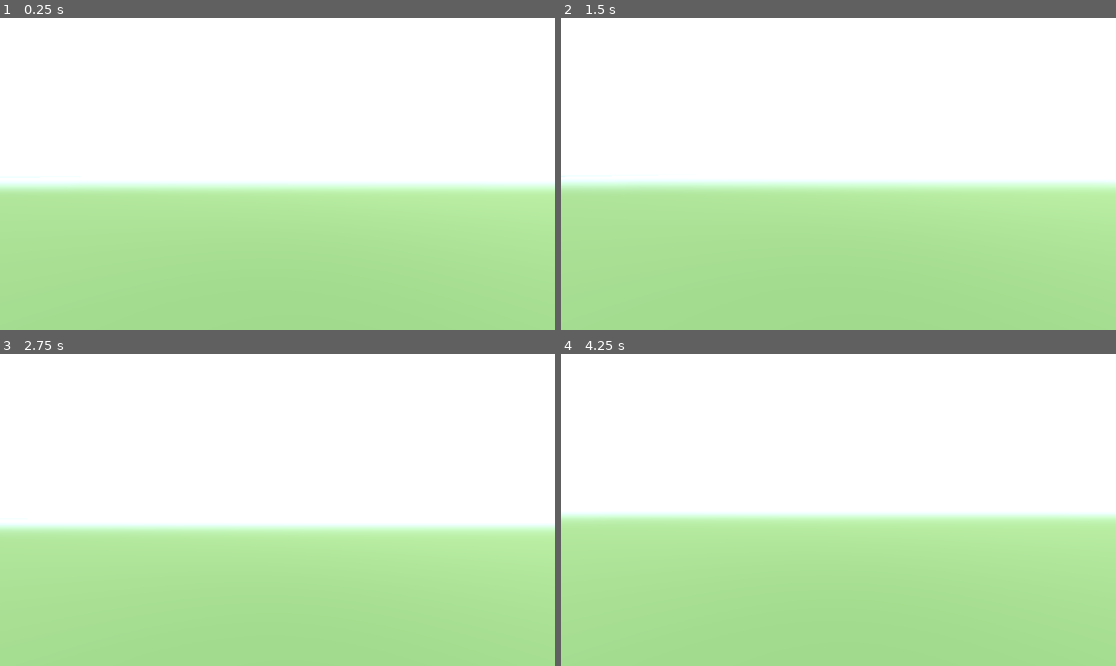
Above: before the commit, frames 1-4 (two rows, left to right).
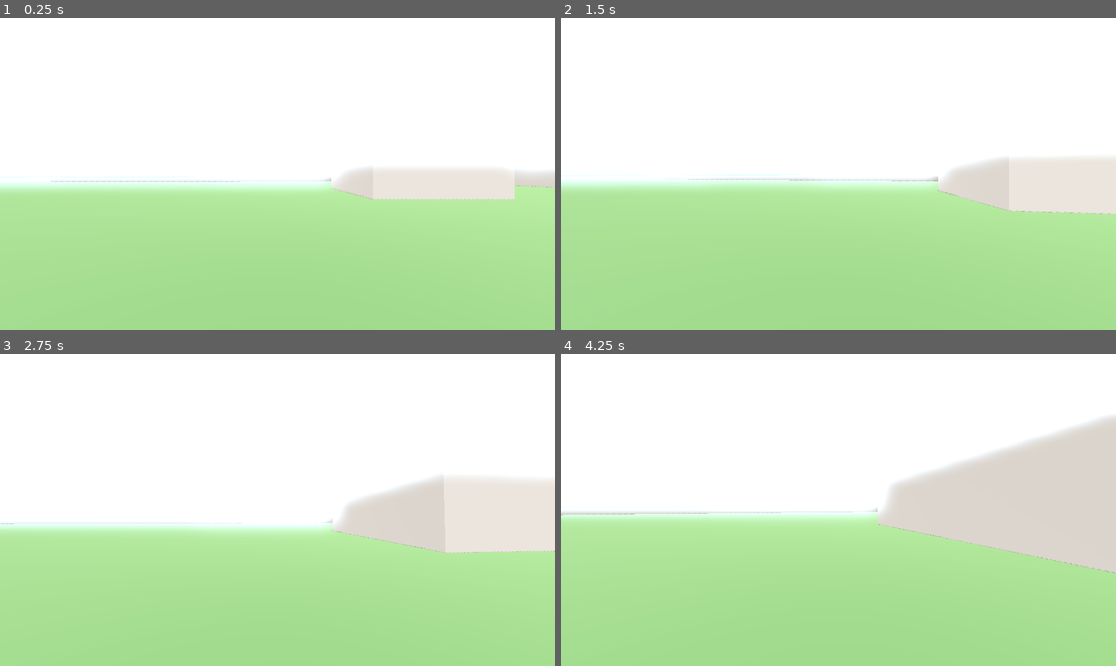
Above: after the commit, the same moments.

Repository: fsamuels/farm-explorer
Game: Godot game, scene res://scenes/main.tscn
Same seed, same stepped clock (60 frames per second), same inputs: the game is played once before the commit and once after it.
Inputs (mouse positions are in pixels of both pictures, inside the frame that each line leads up to):
- Up to frame 1 (0.25 s): no input
- Up to frame 2 (1.5 s): move the mouse to (866, 174) at 0.52 s; hold W (move_forward) from 0.53 s (still down); tap Space (jump) at 0.77 s; move the mouse to (810, 174) at 1.27 s
- Up to frame 3 (2.75 s): keep holding W (move_forward); tap Space (jump) at 1.52 s; move the mouse to (288, 503) at 2.02 s
- Up to frame 4 (4.25 s): keep holding W (move_forward); move the mouse to (832, 516) at 2.77 s; tap Space (jump) at 3.02, 3.77 s; move the mouse to (877, 513) at 3.52 s

The runs differ from the first frame. In frame 1, 3.3% of the frame differs, in the area x 9-100%, y 48-59%; in frame 2, 4.8%; in frame 3, 7.6%; in frame 4, 13%, in the area x 0-100%, y 20-71%.

Commit message:
Wire real parcel boundary and building footprints into Phase 2 blockout
Replace the provisional square boundary and single placeholder
building (D-3) with the real data gathered in D-4/D-5: fence now
traces the actual 13-vertex parcel polygon, and 7 boxes sit at the
real (approximate) building footprint positions/sizes. Ground plane
resized from 320x320 to 520x520 to fit the real, non-square parcel
bounding box (~430m x 435m).

Coordinates are converted from lon/lat to local meters via an
equirectangular projection centered on the parcel's area centroid;
fence and building meshes reuse two unit-sized sub-resources scaled
per-node rather than one sized sub-resource each. See D-6.

Co-Authored-By: Claude Sonnet 5 <noreply@anthropic.com>
Claude-Session: https://claude.ai/code/session_01EmvQK7VJAtuqzQns4SZ3Hg

Diff:
--- a/project/scenes/main.tscn
+++ b/project/scenes/main.tscn
@@ -13,38 +13,38 @@
 glow_enabled = true
 
 [sub_resource type="PlaneMesh" id="PlaneMesh_ground"]
-size = Vector2(320, 320)
+size = Vector2(520, 520)
 
 [sub_resource type="StandardMaterial3D" id="StandardMaterial3D_ground"]
 albedo_color = Color(0.34, 0.49, 0.27, 1)
 roughness = 0.9
 
 [sub_resource type="BoxShape3D" id="BoxShape3D_ground"]
-size = Vector3(320, 1, 320)
+size = Vector3(520, 1, 520)
 
 [sub_resource type="CapsuleShape3D" id="CapsuleShape3D_player"]
 radius = 0.4
 height = 1.8
 
-[sub_resource type="BoxMesh" id="BoxMesh_fence"]
-size = Vector3(312, 1.2, 0.15)
+[sub_resource type="BoxMesh" id="BoxMesh_fence_unit"]
+size = Vector3(1, 1.2, 0.15)
 
 [sub_resource type="StandardMaterial3D" id="StandardMaterial3D_fence"]
 albedo_color = Color(0.35, 0.25, 0.15, 1)
 roughness = 0.95
 
-[sub_resource type="BoxMesh" id="BoxMesh_building"]
-size = Vector3(12, 4, 18)
+[sub_resource type="BoxMesh" id="BoxMesh_building_unit"]
+size = Vector3(1, 1, 1)
 
 [sub_resource type="StandardMaterial3D" id="StandardMaterial3D_building"]
 albedo_color = Color(0.6, 0.55, 0.5, 1)
 roughness = 0.9
 
-[sub_resource type="BoxShape3D" id="BoxShape3D_fence"]
-size = Vector3(312, 1.2, 0.15)
-
-[sub_resource type="BoxShape3D" id="BoxShape3D_building"]
-size = Vector3(12, 4, 18)
+[sub_resource type="BoxShape3D" id="BoxShape3D_fence_unit"]
+size = Vector3(1, 1.2, 0.15)
+
+[sub_resource type="BoxShape3D" id="BoxShape3D_building_unit"]
+size = Vector3(1, 1, 1)
 
 [node name="Main" type="Node3D"]
 
@@ -57,6 +57,7 @@
 shadow_enabled = true
 
 [node name="Ground" type="StaticBody3D" parent="."]
+position = Vector3(49.4, 0, -33.7)
 
 [node name="MeshInstance3D" type="MeshInstance3D" parent="Ground"]
 mesh = SubResource("PlaneMesh_ground")
@@ -68,57 +69,240 @@
 
 [node name="Boundary" type="Node3D" parent="."]
 
-[node name="Fence_North" type="StaticBody3D" parent="Boundary"]
-position = Vector3(0, 0.6, -156)
-
-[node name="MeshInstance3D" type="MeshInstance3D" parent="Boundary/Fence_North"]
-mesh = SubResource("BoxMesh_fence")
-surface_material_override/0 = SubResource("StandardMaterial3D_fence")
-
-[node name="CollisionShape3D" type="CollisionShape3D" parent="Boundary/Fence_North"]
-shape = SubResource("BoxShape3D_fence")
-
-[node name="Fence_South" type="StaticBody3D" parent="Boundary"]
-position = Vector3(0, 0.6, 156)
-
-[node name="MeshInstance3D" type="MeshInstance3D" parent="Boundary/Fence_South"]
-mesh = SubResource("BoxMesh_fence")
-surface_material_override/0 = SubResource("StandardMaterial3D_fence")
-
-[node name="CollisionShape3D" type="CollisionShape3D" parent="Boundary/Fence_South"]
-shape = SubResource("BoxShape3D_fence")
-
-[node name="Fence_East" type="StaticBody3D" parent="Boundary"]
-position = Vector3(156, 0.6, 0)
-rotation_degrees = Vector3(0, 90, 0)
-
-[node name="MeshInstance3D" type="MeshInstance3D" parent="Boundary/Fence_East"]
-mesh = SubResource("BoxMesh_fence")
-surface_material_override/0 = SubResource("StandardMaterial3D_fence")
-
-[node name="CollisionShape3D" type="CollisionShape3D" parent="Boundary/Fence_East"]
-shape = SubResource("BoxShape3D_fence")
-
-[node name="Fence_West" type="StaticBody3D" parent="Boundary"]
-position = Vector3(-156, 0.6, 0)
-rotation_degrees = Vector3(0, 90, 0)
-
-[node name="MeshInstance3D" type="MeshInstance3D" parent="Boundary/Fence_West"]
-mesh = SubResource("BoxMesh_fence")
-surface_material_override/0 = SubResource("StandardMaterial3D_fence")
-
-[node name="CollisionShape3D" type="CollisionShape3D" parent="Boundary/Fence_West"]
-shape = SubResource("BoxShape3D_fence")
-
-[node name="PlaceholderBuilding" type="StaticBody3D" parent="."]
-position = Vector3(40, 2, 0)
-
-[node name="MeshInstance3D" type="MeshInstance3D" parent="PlaceholderBuilding"]
-mesh = SubResource("BoxMesh_building")
-surface_material_override/0 = SubResource("StandardMaterial3D_building")
-
-[node name="CollisionShape3D" type="CollisionShape3D" parent="PlaceholderBuilding"]
-shape = SubResource("BoxShape3D_building")
+[node name="Fence_01" type="StaticBody3D" parent="Boundary"]
+position = Vector3(-67.244, 0.6, -141.910)
+rotation_degrees = Vector3(0, -89.792, 0)
+scale = Vector3(173.829, 1, 1)
+
+[node name="MeshInstance3D" type="MeshInstance3D" parent="Boundary/Fence_01"]
+mesh = SubResource("BoxMesh_fence_unit")
+surface_material_override/0 = SubResource("StandardMaterial3D_fence")
+
+[node name="CollisionShape3D" type="CollisionShape3D" parent="Boundary/Fence_01"]
+shape = SubResource("BoxShape3D_fence_unit")
+
+[node name="Fence_02" type="StaticBody3D" parent="Boundary"]
+position = Vector3(37.477, 0.6, -56.021)
+rotation_degrees = Vector3(0, 0.562, 0)
+scale = Vector3(208.823, 1, 1)
+
+[node name="MeshInstance3D" type="MeshInstance3D" parent="Boundary/Fence_02"]
+mesh = SubResource("BoxMesh_fence_unit")
+surface_material_override/0 = SubResource("StandardMaterial3D_fence")
+
+[node name="CollisionShape3D" type="CollisionShape3D" parent="Boundary/Fence_02"]
+shape = SubResource("BoxShape3D_fence_unit")
+
+[node name="Fence_03" type="StaticBody3D" parent="Boundary"]
+position = Vector3(142.017, 0.6, -73.151)
+rotation_degrees = Vector3(0, 89.526, 0)
+scale = Vector3(32.213, 1, 1)
+
+[node name="MeshInstance3D" type="MeshInstance3D" parent="Boundary/Fence_03"]
+mesh = SubResource("BoxMesh_fence_unit")
+surface_material_override/0 = SubResource("StandardMaterial3D_fence")
+
+[node name="CollisionShape3D" type="CollisionShape3D" parent="Boundary/Fence_03"]
+shape = SubResource("BoxShape3D_fence_unit")
+
+[node name="Fence_04" type="StaticBody3D" parent="Boundary"]
+position = Vector3(202.939, 0.6, -89.463)
+rotation_degrees = Vector3(0, 0.195, 0)
+scale = Vector3(121.579, 1, 1)
+
+[node name="MeshInstance3D" type="MeshInstance3D" parent="Boundary/Fence_04"]
+mesh = SubResource("BoxMesh_fence_unit")
+surface_material_override/0 = SubResource("StandardMaterial3D_fence")
+
+[node name="CollisionShape3D" type="CollisionShape3D" parent="Boundary/Fence_04"]
+shape = SubResource("BoxShape3D_fence_unit")
+
+[node name="Fence_05" type="StaticBody3D" parent="Boundary"]
+position = Vector3(263.879, 0.6, -87.278)
+rotation_degrees = Vector3(0, -86.416, 0)
+scale = Vector3(4.793, 1, 1)
+
+[node name="MeshInstance3D" type="MeshInstance3D" parent="Boundary/Fence_05"]
+mesh = SubResource("BoxMesh_fence_unit")
+surface_material_override/0 = SubResource("StandardMaterial3D_fence")
+
+[node name="CollisionShape3D" type="CollisionShape3D" parent="Boundary/Fence_05"]
+shape = SubResource("BoxShape3D_fence_unit")
+
+[node name="Fence_06" type="StaticBody3D" parent="Boundary"]
+position = Vector3(264.065, 0.6, -82.490)
+rotation_degrees = Vector3(0, -89.131, 0)
+scale = Vector3(4.793, 1, 1)
+
+[node name="MeshInstance3D" type="MeshInstance3D" parent="Boundary/Fence_06"]
+mesh = SubResource("BoxMesh_fence_unit")
+surface_material_override/0 = SubResource("StandardMaterial3D_fence")
+
+[node name="CollisionShape3D" type="CollisionShape3D" parent="Boundary/Fence_06"]
+shape = SubResource("BoxShape3D_fence_unit")
+
+[node name="Fence_07" type="StaticBody3D" parent="Boundary"]
+position = Vector3(263.473, 0.6, -4.432)
+rotation_degrees = Vector3(0, -90.475, 0)
+scale = Vector3(151.328, 1, 1)
+
+[node name="MeshInstance3D" type="MeshInstance3D" parent="Boundary/Fence_07"]
+mesh = SubResource("BoxMesh_fence_unit")
+surface_material_override/0 = SubResource("StandardMaterial3D_fence")
+
+[node name="CollisionShape3D" type="CollisionShape3D" parent="Boundary/Fence_07"]
+shape = SubResource("BoxShape3D_fence_unit")
+
+[node name="Fence_08" type="StaticBody3D" parent="Boundary"]
+position = Vector3(148.869, 0.6, 71.540)
+rotation_degrees = Vector3(0, -179.843, 0)
+scale = Vector3(227.955, 1, 1)
+
+[node name="MeshInstance3D" type="MeshInstance3D" parent="Boundary/Fence_08"]
+mesh = SubResource("BoxMesh_fence_unit")
+surface_material_override/0 = SubResource("StandardMaterial3D_fence")
+
+[node name="CollisionShape3D" type="CollisionShape3D" parent="Boundary/Fence_08"]
+shape = SubResource("BoxShape3D_fence_unit")
+
+[node name="Fence_09" type="StaticBody3D" parent="Boundary"]
+position = Vector3(35.012, 0.6, 112.830)
+rotation_degrees = Vector3(0, -89.832, 0)
+scale = Vector3(81.956, 1, 1)
+
+[node name="MeshInstance3D" type="MeshInstance3D" parent="Boundary/Fence_09"]
+mesh = SubResource("BoxMesh_fence_unit")
+surface_material_override/0 = SubResource("StandardMaterial3D_fence")
+
+[node name="CollisionShape3D" type="CollisionShape3D" parent="Boundary/Fence_09"]
+shape = SubResource("BoxShape3D_fence_unit")
+
+[node name="Fence_10" type="StaticBody3D" parent="Boundary"]
+position = Vector3(-24.798, 0.6, 168.726)
+rotation_degrees = Vector3(0, -166.021, 0)
+scale = Vector3(123.518, 1, 1)
+
+[node name="MeshInstance3D" type="MeshInstance3D" parent="Boundary/Fence_10"]
+mesh = SubResource("BoxMesh_fence_unit")
+surface_material_override/0 = SubResource("StandardMaterial3D_fence")
+
+[node name="CollisionShape3D" type="CollisionShape3D" parent="Boundary/Fence_10"]
+shape = SubResource("BoxShape3D_fence_unit")
+
+[node name="Fence_11" type="StaticBody3D" parent="Boundary"]
+position = Vector3(-124.239, 0.6, 183.781)
+rotation_degrees = Vector3(0, -179.802, 0)
+scale = Vector3(79.023, 1, 1)
+
+[node name="MeshInstance3D" type="MeshInstance3D" parent="Boundary/Fence_11"]
+mesh = SubResource("BoxMesh_fence_unit")
+surface_material_override/0 = SubResource("StandardMaterial3D_fence")
+
+[node name="CollisionShape3D" type="CollisionShape3D" parent="Boundary/Fence_11"]
+shape = SubResource("BoxShape3D_fence_unit")
+
+[node name="Fence_12" type="StaticBody3D" parent="Boundary"]
+position = Vector3(-164.542, 0.6, -33.684)
+rotation_degrees = Vector3(0, 90.208, 0)
+scale = Vector3(435.206, 1, 1)
+
+[node name="MeshInstance3D" type="MeshInstance3D" parent="Boundary/Fence_12"]
+mesh = SubResource("BoxMesh_fence_unit")
+surface_material_override/0 = SubResource("StandardMaterial3D_fence")
+
+[node name="CollisionShape3D" type="CollisionShape3D" parent="Boundary/Fence_12"]
+shape = SubResource("BoxShape3D_fence_unit")
+
+[node name="Fence_13" type="StaticBody3D" parent="Boundary"]
+position = Vector3(-116.446, 0.6, -240.054)
+rotation_degrees = Vector3(0, -12.938, 0)
+scale = Vector3(100.321, 1, 1)
+
+[node name="MeshInstance3D" type="MeshInstance3D" parent="Boundary/Fence_13"]
+mesh = SubResource("BoxMesh_fence_unit")
+surface_material_override/0 = SubResource("StandardMaterial3D_fence")
+
+[node name="CollisionShape3D" type="CollisionShape3D" parent="Boundary/Fence_13"]
+shape = SubResource("BoxShape3D_fence_unit")
+
+[node name="Buildings" type="Node3D" parent="."]
+
+[node name="Building_01" type="StaticBody3D" parent="Buildings"]
+position = Vector3(57.757, 2.274, -32.824)
+scale = Vector3(23.218, 4.549, 30.223)
+
+[node name="MeshInstance3D" type="MeshInstance3D" parent="Buildings/Building_01"]
+mesh = SubResource("BoxMesh_building_unit")
+surface_material_override/0 = SubResource("StandardMaterial3D_building")
+
+[node name="CollisionShape3D" type="CollisionShape3D" parent="Buildings/Building_01"]
+shape = SubResource("BoxShape3D_building_unit")
+
+[node name="Building_02" type="StaticBody3D" parent="Buildings"]
+position = Vector3(204.827, 1.960, -52.205)
+scale = Vector3(14.874, 3.920, 9.807)
+
+[node name="MeshInstance3D" type="MeshInstance3D" parent="Buildings/Building_02"]
+mesh = SubResource("BoxMesh_building_unit")
+surface_material_override/0 = SubResource("StandardMaterial3D_building")
+
+[node name="CollisionShape3D" type="CollisionShape3D" parent="Buildings/Building_02"]
+shape = SubResource("BoxShape3D_building_unit")
+
+[node name="Building_03" type="StaticBody3D" parent="Buildings"]
+position = Vector3(212.449, 2.000, -29.044)
+scale = Vector3(19.914, 4.000, 8.451)
+
+[node name="MeshInstance3D" type="MeshInstance3D" parent="Buildings/Building_03"]
+mesh = SubResource("BoxMesh_building_unit")
+surface_material_override/0 = SubResource("StandardMaterial3D_building")
+
+[node name="CollisionShape3D" type="CollisionShape3D" parent="Buildings/Building_03"]
+shape = SubResource("BoxShape3D_building_unit")
+
+[node name="Building_04" type="StaticBody3D" parent="Buildings"]
+position = Vector3(14.856, 2.000, -20.103)
+scale = Vector3(12.674, 4.000, 13.899)
+
+[node name="MeshInstance3D" type="MeshInstance3D" parent="Buildings/Building_04"]
+mesh = SubResource("BoxMesh_building_unit")
+surface_material_override/0 = SubResource("StandardMaterial3D_building")
+
+[node name="CollisionShape3D" type="CollisionShape3D" parent="Buildings/Building_04"]
+shape = SubResource("BoxShape3D_building_unit")
+
+[node name="Building_05" type="StaticBody3D" parent="Buildings"]
+position = Vector3(152.227, 2.000, 28.533)
+scale = Vector3(4.739, 4.000, 7.583)
+
+[node name="MeshInstance3D" type="MeshInstance3D" parent="Buildings/Building_05"]
+mesh = SubResource("BoxMesh_building_unit")
+surface_material_override/0 = SubResource("StandardMaterial3D_building")
+
+[node name="CollisionShape3D" type="CollisionShape3D" parent="Buildings/Building_05"]
+shape = SubResource("BoxShape3D_building_unit")
+
+[node name="Building_06" type="StaticBody3D" parent="Buildings"]
+position = Vector3(146.064, 2.000, 49.888)
+scale = Vector3(14.812, 4.000, 23.117)
+
+[node name="MeshInstance3D" type="MeshInstance3D" parent="Buildings/Building_06"]
+mesh = SubResource("BoxMesh_building_unit")
+surface_material_override/0 = SubResource("StandardMaterial3D_building")
+
+[node name="CollisionShape3D" type="CollisionShape3D" parent="Buildings/Building_06"]
+shape = SubResource("BoxShape3D_building_unit")
+
+[node name="Building_07" type="StaticBody3D" parent="Buildings"]
+position = Vector3(193.442, 2.000, 17.558)
+scale = Vector3(4.871, 4.000, 7.806)
+
+[node name="MeshInstance3D" type="MeshInstance3D" parent="Buildings/Building_07"]
+mesh = SubResource("BoxMesh_building_unit")
+surface_material_override/0 = SubResource("StandardMaterial3D_building")
+
+[node name="CollisionShape3D" type="CollisionShape3D" parent="Buildings/Building_07"]
+shape = SubResource("BoxShape3D_building_unit")
 
 [node name="Player" type="CharacterBody3D" parent="."]
 position = Vector3(0, 1, 5)
Not shown, changed: docs/implementation-plan.md
Not shown, changed: docs/parcel-data.md
Not shown, changed: docs/project/decisions.md
